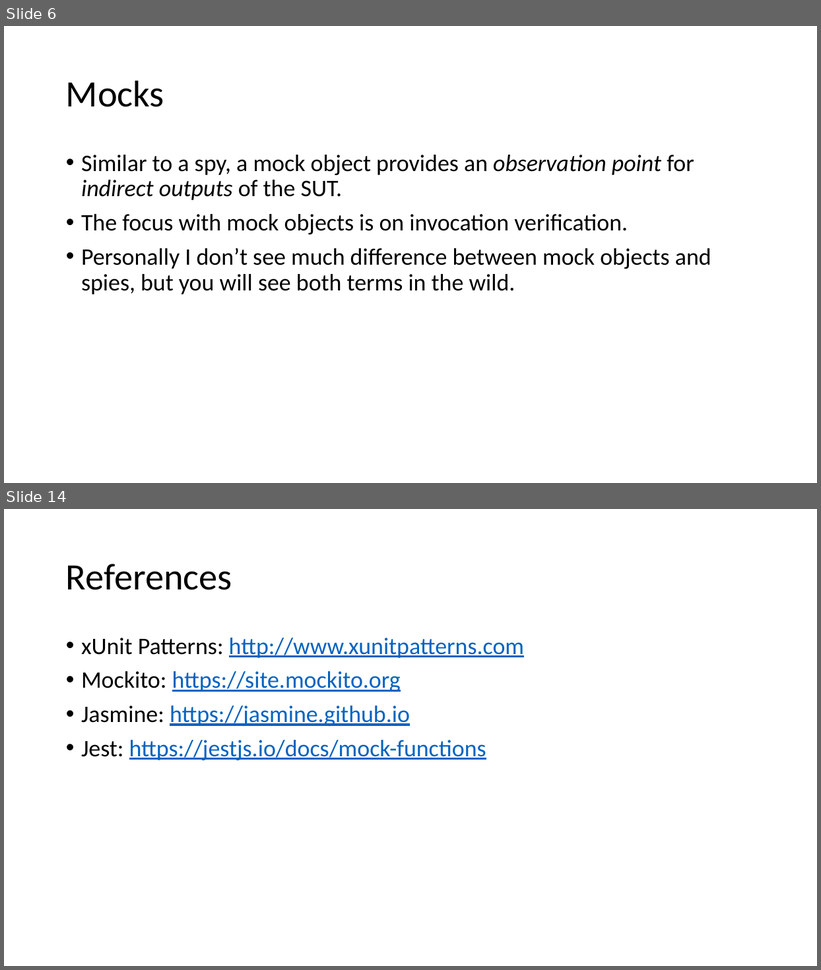
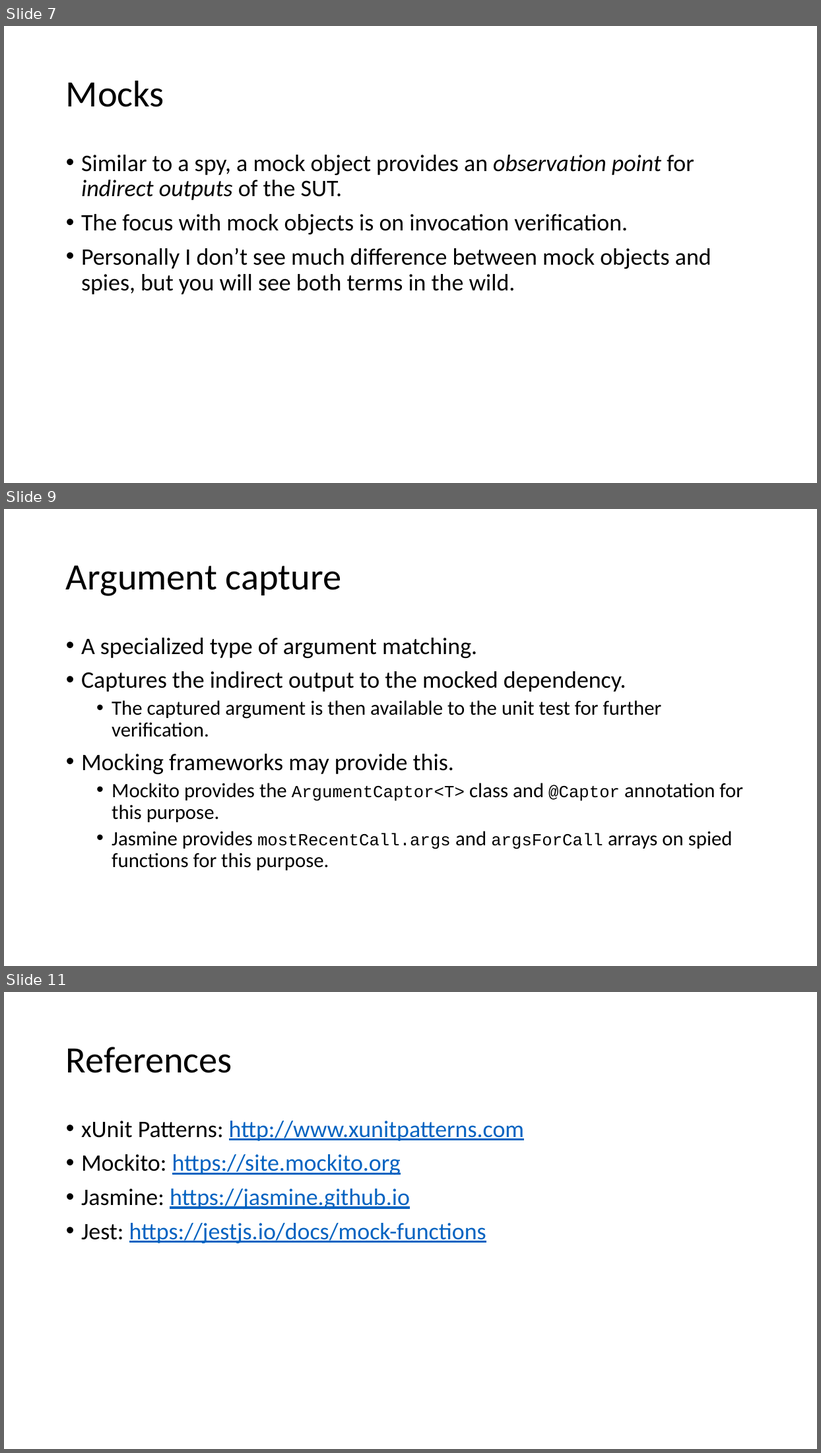
Before and after one commit to cebartling/test-driven, a slide deck: presentations/Test Doubles.pptx. Shown one above the other, each under a label of ours: slides 6 and 14 before the commit, slides 7, 9 and 11 after it; the slides between them are not shown. The pictures are 821x970 and 821x1453 pixels, drawn with LibreOffice and Linux fonts; fonts in the diff are those of the drawing. Boxes give left, top, right and bottom in pixels: in the first picture for what was removed or moved away, otherwise in the second. Text is boxed around its words. In the diff, an @@ line names an element or a change of style, - is before the commit and + after.

Commit message:
Updates to Test Doubles presentation

```diff
--- a/presentations/Test Doubles.pptx
+++ b/presentations/Test Doubles.pptx
@@ slide 9 added at bbox=[4, 509, 817, 966], background #FFFFFF @@
@@ title added at bbox=[66, 565, 341, 596], 44 pt, text #000000 @@
+Argument capture
@@ text added at bbox=[81, 638, 743, 871], 24 pt, text #000000 @@
+• A specialized type of argument matching.
+• Captures the indirect output to the mocked dependency.
+  • The captured argument is then available to the unit test for further verification.
+• Mocking frameworks may provide this.
+  • Mockito provides the ArgumentCaptor<T> class and @Captor annotation for this purpose.
+  • Jasmine provides mostRecentCall.args and argsForCall arrays on spied functions for this purpose.
@@ what was slide 6 is now slide 7 @@
@@ what was slide 14 is now slide 11 @@
```
Also in this commit, not shown: 2 slides changed, 2 other slides added, 6 slides removed.
